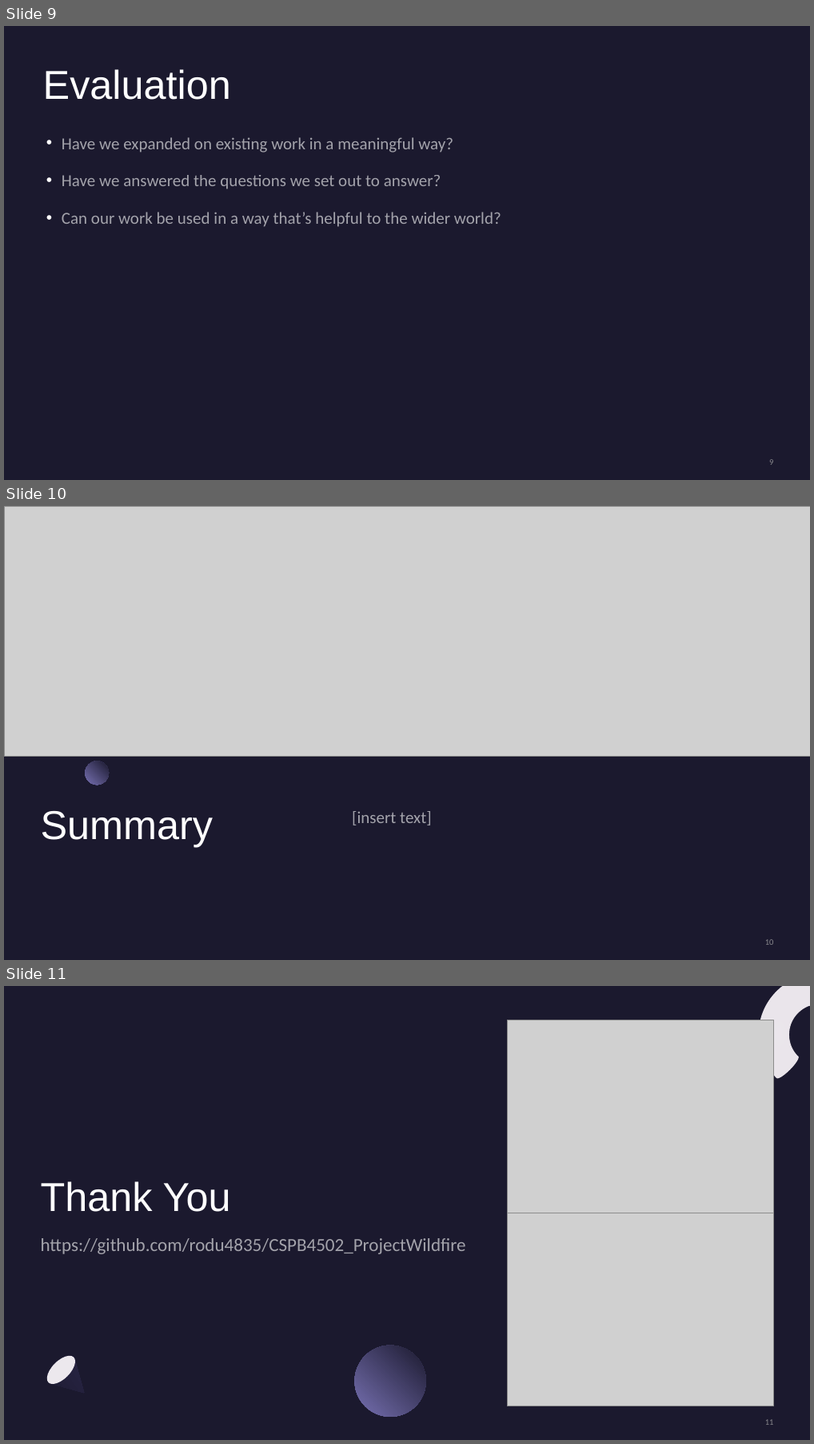
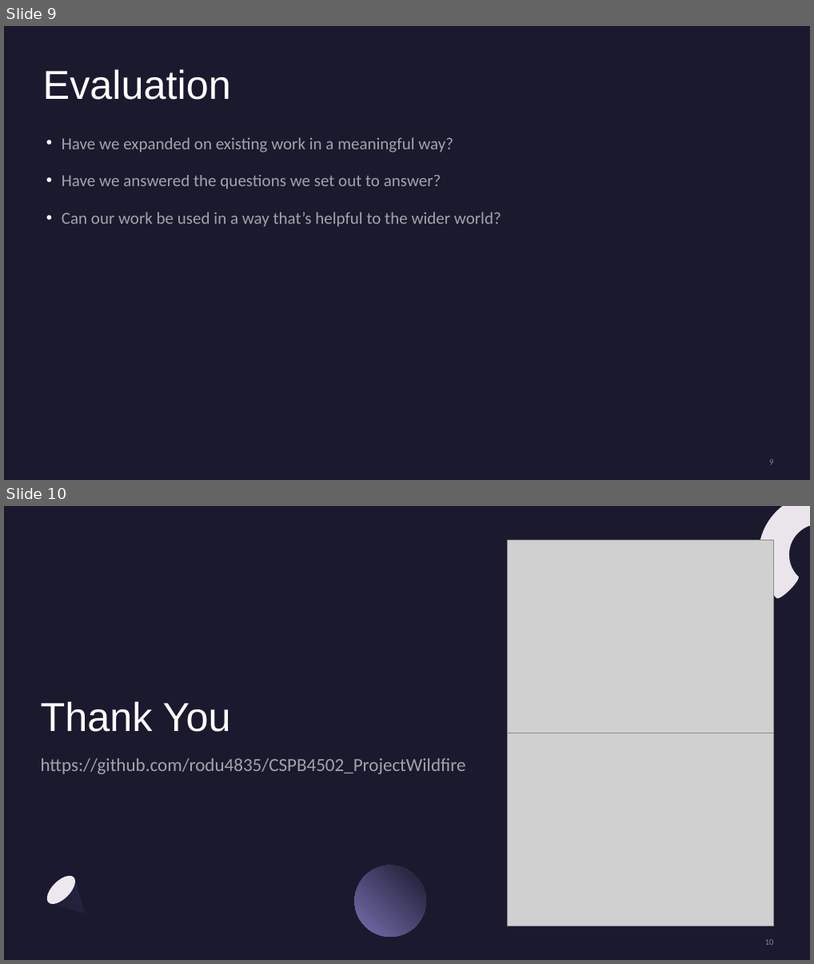
Before and after one commit to rodu4835/CSPB4502_ProjectWildfire, a slide deck: 03_ProjectWildfire_Part1.pptx. Shown one above the other, each under a label of ours: slides 9, 10 and 11 before the commit, slides 9 and 10 after it. The pictures are 814x1444 and 814x964 pixels, drawn with LibreOffice and Linux fonts; fonts in the diff are those of the drawing; grey boxes stand for pictures. Boxes give left, top, right and bottom in pixels: in the first picture for what was removed or moved away, otherwise in the second. Text is boxed around its words. In the diff, an @@ line names an element or a change of style, - is before the commit and + after.

Commit message:
Updated to remove summary slide

```diff
--- a/03_ProjectWildfire_Part1.pptx
+++ b/03_ProjectWildfire_Part1.pptx
@@ slide 10 removed at (4, 506, 810, 960), background #1B192E @@
@@ picture removed at (4, 506, 810, 756) @@
@@ ellipse removed at (85, 760, 109, 784) @@
@@ title removed at (41, 811, 213, 847) @@
-Summary
@@ text removed at (352, 811, 432, 825) @@
-[insert text]
@@ page number removed at (766, 939, 774, 944) @@
-10
@@ what was slide 11 is now slide 10 @@
@@ page number at (766, 939, 774, 944): text changed @@
-11
+10
```
Also in this commit, not shown: 1 slide changed.
